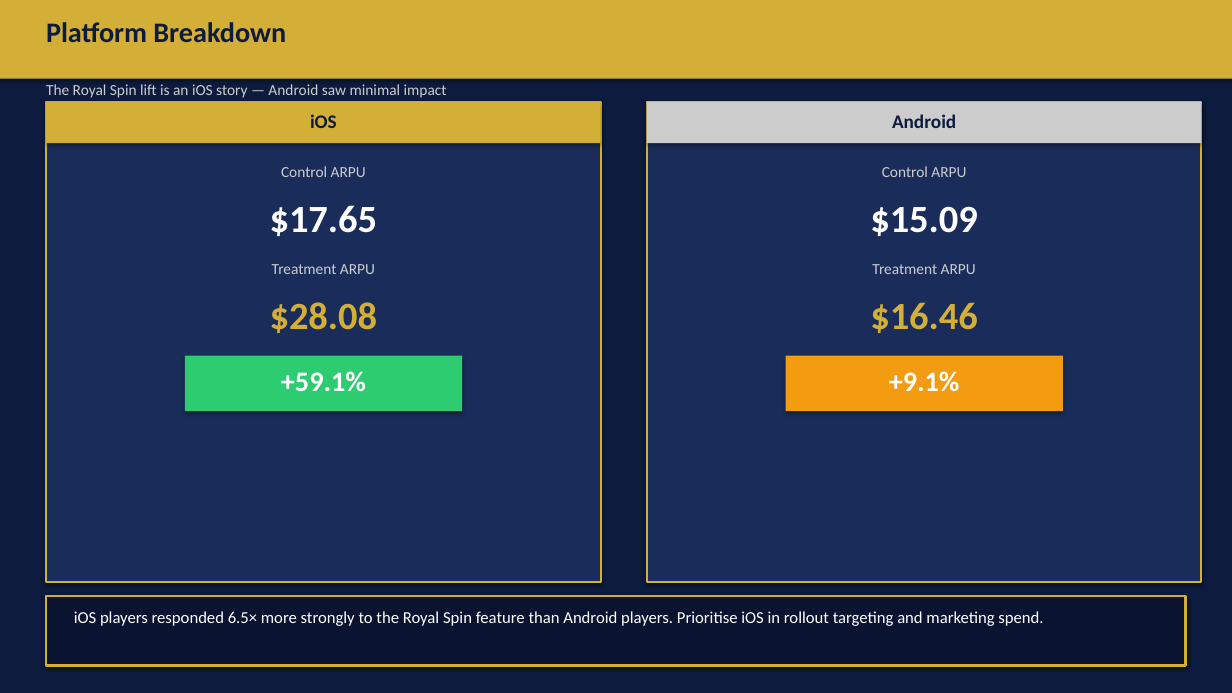
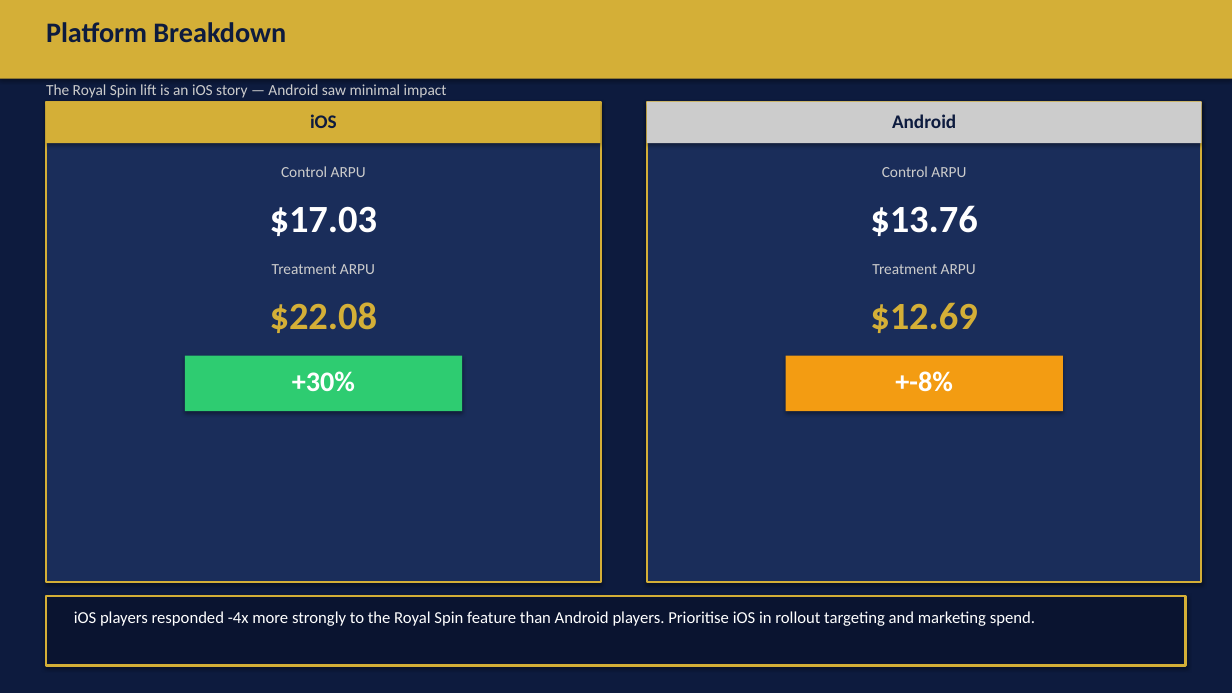
Before and after one commit to DannyEzersky/royal-flush-casino, a slide deck: slide 7 of exports/royal_spin_ab_test.pptx. Drawn at 1232x693 pixels with LibreOffice and Linux fonts; fonts in the diff are those of the drawing. Boxes give left, top, right and bottom in pixels: in the first picture for what was removed or moved away, otherwise in the second. Text is boxed around its words. In the diff, an @@ line names an element or a change of style, - is before the commit and + after.

```diff
--- a/exports/royal_spin_ab_test.pptx
+++ b/exports/royal_spin_ab_test.pptx
@@ text at <box>270,206,378,236</box>: text changed @@
-$17.65
+$17.03
@@ text at <box>870,205,978,236</box>: text changed @@
-$15.09
+$13.76
@@ text at <box>270,302,378,333</box>: text changed @@
-$28.08
+$22.08
@@ text at <box>870,302,978,333</box>: text changed @@
-$16.46
+$12.69
@@ text at <box>292,371,355,392</box>: text changed @@
-+59.1%
++30%
@@ text at <box>895,371,952,392</box>: text changed @@
-+9.1%
++-8%
@@ text at <box>74,611,1035,626</box>: text changed @@
-iOS players responded 6.5× more strongly to the Royal Spin feature than Android players. Prioritise iOS in rollout targeting and marketing spend.
+iOS players responded -4x more strongly to the Royal Spin feature than Android players. Prioritise iOS in rollout targeting and marketing spend.
```
Also in this commit, not shown: 7 other slides changed, 9 other files.
